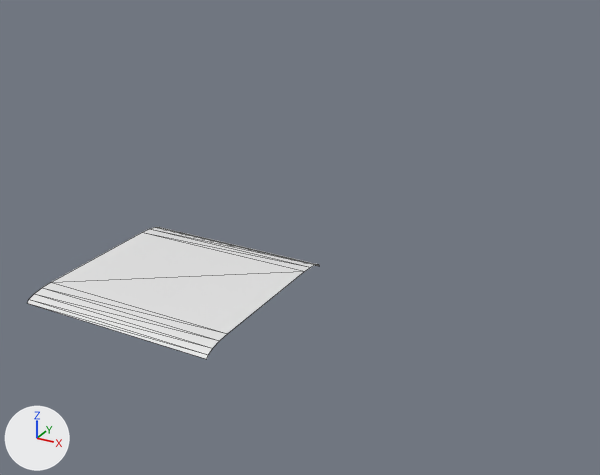
A saved change to the glTF model hoppy-gull/mesh/rounded_plank.glb.
One viewpoint serves both versions: a 50 mm lens placed at (1.79, -2.3, 1.53), pointed at (0.56, -0.06, 0.4). Arrows for +X, +Y and +Z are at lower left; the lights stay in place. The first picture is the older version. Mesh edges are drawn as thin lines. Where no turn or scale is listed for an object, it has been applied to the vertices.
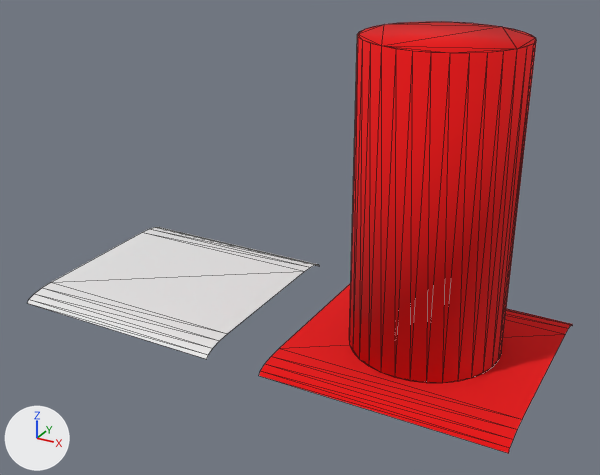
Pixel boxes (x1, y1, x2, y2) of what changed, in the pictures (600 x 475 px):
'fisherman_plank', added (red): after (259, 22, 573, 453)

Edits to the bpy script that builds the scene:
```text
Add mat_red:
    mat_red = principled_material('red')
    mat_red.base_color = (0.8, 0.0, 0.000527)  # red #e70002
    mat_red.roughness = 1.0
Add me_cube_002:
    me_cube_002.from_pydata(...)  # 84 vertices, 142 faces; spans x -0.4..0.4, y -0.4..0.4, z 0.068..1.1
    me_cube_002.materials.append(mat_red)  # red #e70002
Add ob_fisherman_plank:
    ob_fisherman_plank = bpy.data.objects.new('fisherman_plank', me_cube_002)
    ob_fisherman_plank.location = (1.0, 0.0, 0.0)
```
